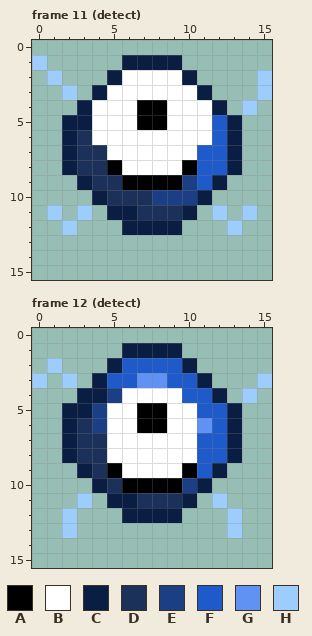
A pixel-art file gets an edit: Drillbird_sprites/Characters/Enemies/Walking Gem/WalkingGem.aseprite. This is how it looked before the edit.
16x16 pixels, 17 frames. Shown: frame 11 (detect), frame 12 (detect). The commit also changed other frames, which this record leaves out.
Visible layers, top first: "legas", "base".
Palette (. is transparent): A #000000  B #ffffff  C #0a1d42  D #1c3159  E #1b3f84  F #1f5aca  G #5f92f2  H #9dcdfc
Pixels before, frame 11 (detect), first column x 0:
 1 H.....CCCC......
 2 .H...CBBBBC....H
 3 ..H.CBBBBBBC...H
 4 ...CBBBAABBBC.H.
 5 ..CCBBBAABBBFC..
 6 ..CDBBBBBBBBFC..
 7 ..CDDBBBBBBFFC..
 8 ..CDDABBBBAFFC..
 9 ...CDDAAAAEFC...
10 ....CDDDEEEC....
11 .H.H.CCDDDC.H.H.
12 ..H...CCCC...H..
Pixels before, frame 12 (detect), first column x 0:
 1 ......CCCC......
 2 .H...CFFFFC.....
 3 H.H.CFFGGFFC...H
 4 ...CCEBBBBFFC.H.
 5 ..CCEBBAABBFFC..
 6 ..CDEBBAABBGFC..
 7 ..CDDBBBBBBFFC..
 8 ..CDDBBBBBBFFC..
 9 ...CDABBBBAFC...
10 ....CDAAAAEC....
11 ...H.CCDDDC.H...
12 ..H...CCCC...H..
13 ..H..........H..
The result:
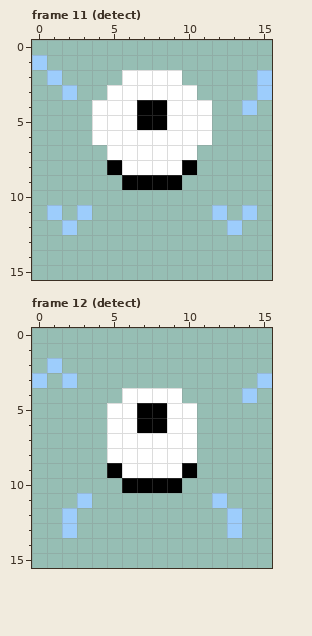
Change:
layer "base" now hidden
Frame 11 (detect):
y 1: x 6..9 CCCC -> ....
y 2: x 5 C -> .; x 10 C -> .
y 3: x 4 C -> .; x 11 C -> .
y 4: x 3 C -> .; x 12 C -> .
y 5: x 2..3 CC -> ..; x 12..13 FC -> ..
y 6: x 2..3 CD -> ..; x 12..13 FC -> ..
y 7..8: x 2..4 CDD -> ...; x 11..13 FFC -> ...
y 9: x 3..5 CDD -> ...; x 10..12 EFC -> ...
y 10: x 4..11 CDDDEEEC -> ........
y 11: x 5..10 CCDDDC -> ......
y 12: x 6..9 CCCC -> ....
Frame 12 (detect):
y 1: x 6..9 CCCC -> ....
y 2: x 5..10 CFFFFC -> ......
y 3: x 4..11 CFFGGFFC -> ........
y 4: x 3..5 CCE -> ...; x 10..12 FFC -> ...
y 5: x 2..4 CCE -> ...; x 11..13 FFC -> ...
y 6: x 2..4 CDE -> ...; x 11..13 GFC -> ...
y 7..8: x 2..4 CDD -> ...; x 11..13 FFC -> ...
y 9: x 3..4 CD -> ..; x 11..12 FC -> ..
y 10: x 4..5 CD -> ..; x 10..11 EC -> ..
y 11: x 5..10 CCDDDC -> ......
y 12: x 6..9 CCCC -> ....
Pixel boxes of the changes (left, top, right, bottom) in both pictures:
erased: (62, 55, 242, 235)
erased: (62, 343, 242, 523)
